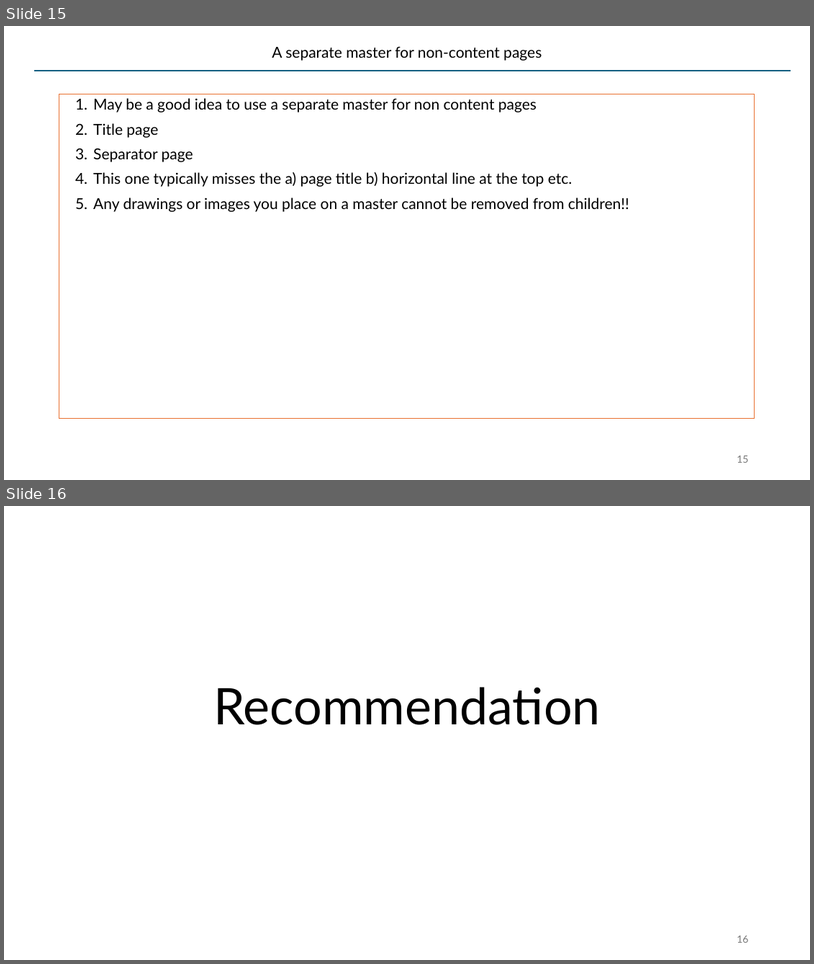
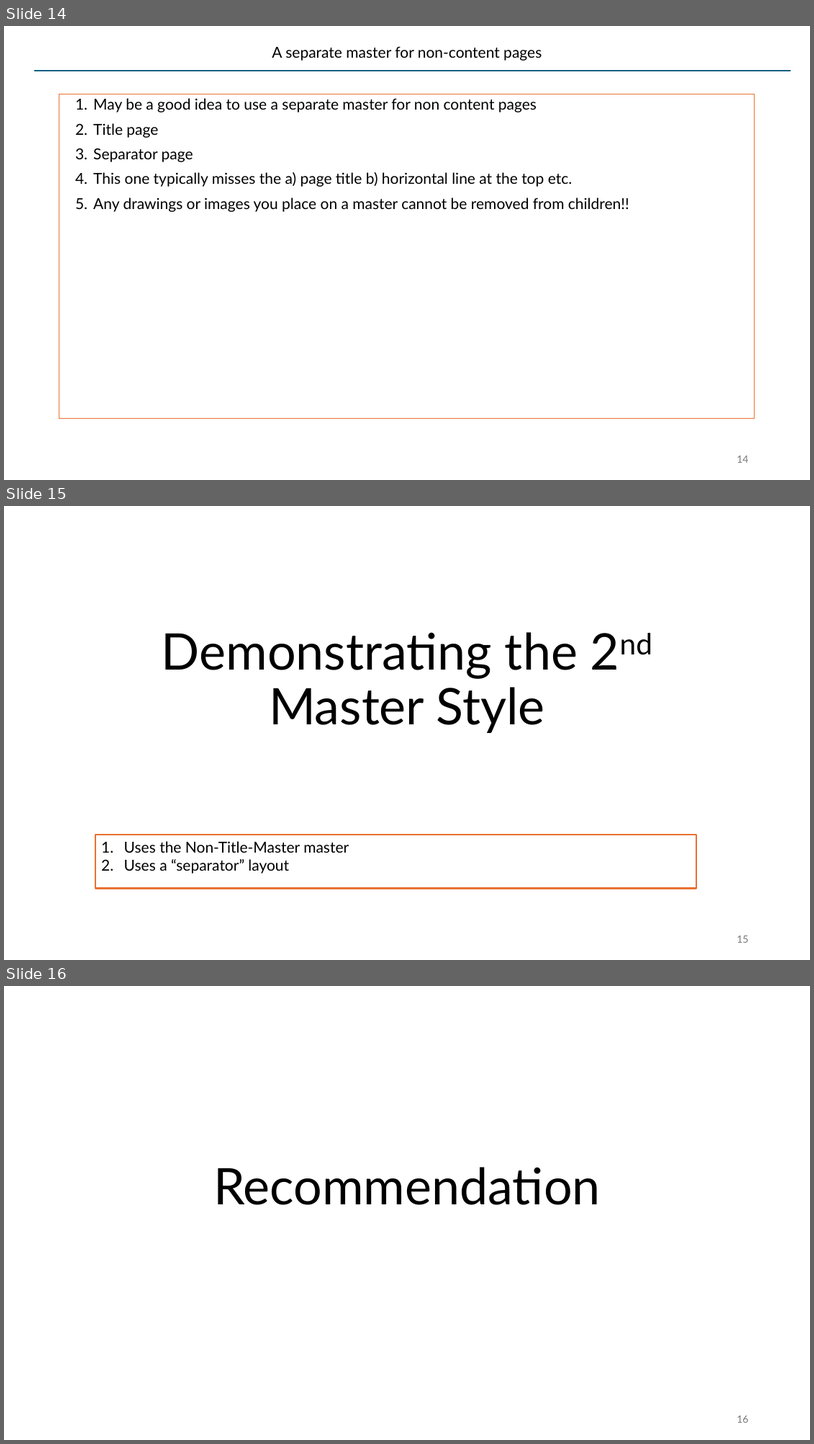
Before and after one commit to SatyaKomatineni/articles-repo, a slide deck: architecture/styling-lists-in-powerpoint.pptx. Shown one above the other, each under a label of ours: slides 15 and 16 before the commit, slides 14, 15 and 16 after it. The pictures are 814x964 and 814x1444 pixels, drawn with LibreOffice and Linux fonts; fonts in the diff are those of the drawing. Boxes give left, top, right and bottom in pixels: in the first picture for what was removed or moved away, otherwise in the second. Text is boxed around its words. In the diff, an @@ line names an element or a change of style, - is before the commit and + after.

Commit message:
clarity to ppt master layouts

```diff
--- a/architecture/styling-lists-in-powerpoint.pptx
+++ b/architecture/styling-lists-in-powerpoint.pptx
@@ slide 15 added at (4,506,810,960), background #FFFFFF @@
@@ title added at (162,632,578,733), 60 pt, text #000000 @@
+Demonstrating the 2nd Master Style
@@ rectangle added at (95,834,697,888), outline #E97132 2.25 pt, 18 pt, text #000000 @@
+1. Uses the Non-Title-Master master
+2. Uses a “separator” layout
@@ page number added at (737,935,748,942), 12 pt, text #797979 @@
+15
@@ what was slide 15 is now slide 14 @@
@@ page number at (737,455,748,462): text changed @@
-15
+14
```
Also in this commit, not shown: 8 slides changed, 6 other slides added.
